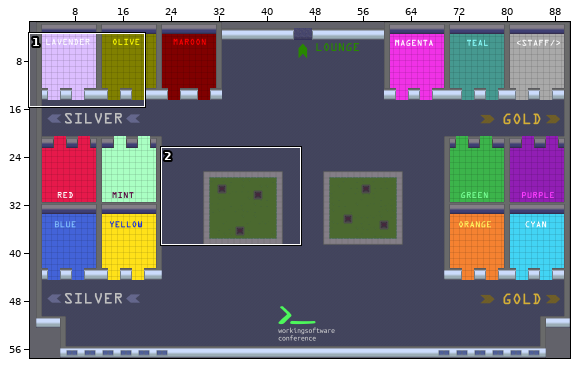
Tiled map, stored at working-software.tmx. The picture above shows the old version from afar; the outline marks the close-up.
Close-up. Before the edit:
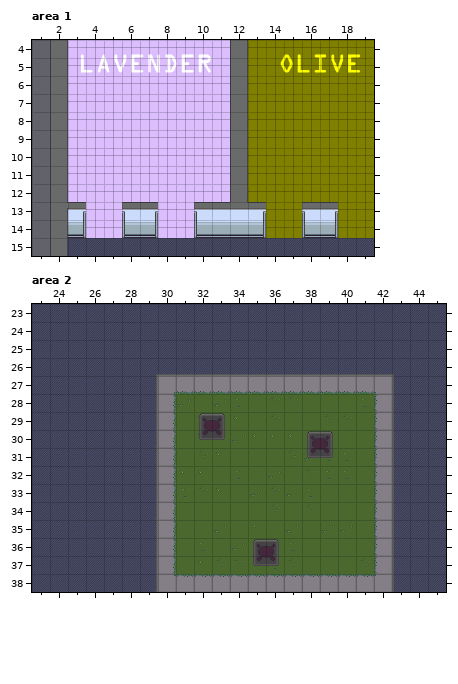
Cells are 32x32 px. Shown: area 1 x 1..19, y 4..15; area 2 x 23..45, y 23..38. The commit also changed other parts of the map, which this record leaves out.
The same view after the edit:
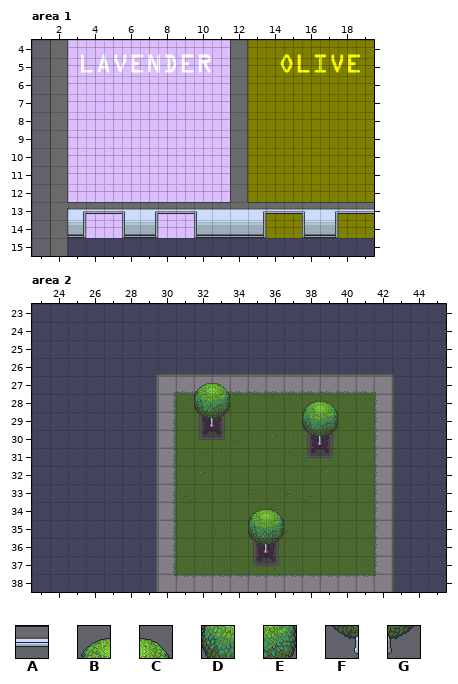
Key: from "foreground": A 1217, B 2543, C 2544, D 2636, E 2637, F 2729, G 2730.
_ is an empty cell.
Tiles of an added or newly shown layer are drawn over the layers below it.
Commit message: Fix bar background & main foreground
Difference:
{"where": "layer \"foreground\" (now shown), area 1"}
{"y":13,"x":4,"old":"__","new":"AA"}
{"y":13,"x":8,"old":"__","new":"AA"}
{"y":13,"x":14,"old":"__","new":"AA"}
{"y":13,"x":18,"old":"__","new":"AA"}
{"where": "layer \"foreground\" (now shown), area 2"}
{"y":27,"x":32,"old":"__","new":"BC"}
{"y":28,"x":32,"old":"__","new":"DE"}
{"y":28,"x":38,"old":"__","new":"BC"}
{"y":29,"x":32,"old":"__","new":"FG"}
{"y":29,"x":38,"old":"__","new":"DE"}
{"y":30,"x":38,"old":"__","new":"FG"}
{"y":34,"x":35,"old":"__","new":"BC"}
{"y":35,"x":35,"old":"__","new":"DE"}
{"y":36,"x":35,"old":"__","new":"FG"}
{"label":"added","picture_box":[86,202,122,214]}
{"label":"added","picture_box":[158,202,194,214]}
{"label":"added","picture_box":[266,202,302,214]}
{"label":"added","picture_box":[338,202,374,214]}
{"label":"added","picture_box":[194,383,230,428]}
{"label":"added","picture_box":[302,401,338,446]}
{"label":"added","picture_box":[248,509,284,554]}
